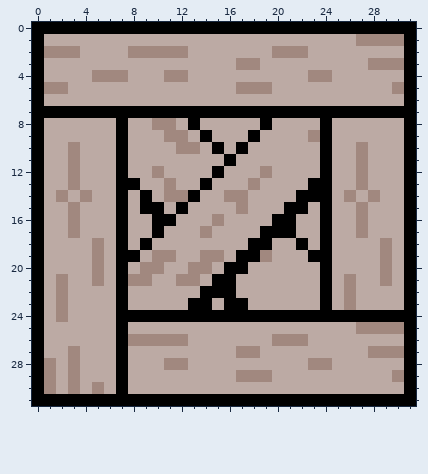
Pixel-art sprite: assets/crate.png. The picture above is the old version.
The file is 32x32 pixels.
And afterwards:
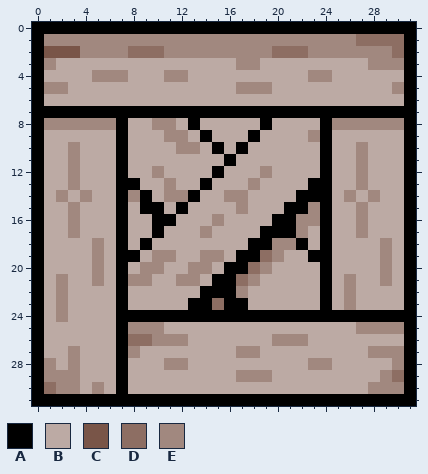
Palette (. is transparent): A #000000  B #bcaaa4  C #795548  D #8d6e63  E #a1887f
Change:
@@ x 0..31 @@
  0 AAAAAAAAAAAAAAAAAAAAAAAAAAAAAAAA
- 1 ABBBBBBBBBBBBBBBBBBBBBBBBBBEEEEA
- 2 AEEEBBBBEEEEEBBBBBBBEEEBBBBBBBBA
- 3 ABBBBBBBBBBBBBBBBEEBBBBBBBBBEEEA
+ 1 AEEEEEEEEEEEEEEEEEEEEEEEEEEDDDDA
+ 2 ACCCEEEEDDDEEEEEEEEEDDDEEEEEEEDA
+ 3 AEBBBBBBBBBBBBBBBEEBBBBBBBBBEEEA
  4 ABBBBEEEBBBEEBBBBBBBBBBEEBBBBBBA
@@ x 0..31 @@
  7 AAAAAAAAAAAAAAAAAAAAAAAAAAAAAAAA
- 8 ABBBBBBABBEEBABBBBBABBBBABBBBBBA
+ 8 AEEEEEEABBEEBABBBBBABBBBAEEEEEEA
  9 ABBBBBBABBBEEBABBBABBBBEABBBBBBA
@@ x 0..31 @@
 13 ABBEBBBAABBEBBABBBEBBBBAABBEBBBA
-14 ABEBEBBABABEEABBEEBBBBAAABEBEBBA
-15 ABBEBBBABAABABBBBEBBBAABABBEBBBA
-16 ABBEBBBABBAABBBEBBBBAABBABBEBBBA
-17 ABBEBBBABBABBBEBBBBAAABBABBEBBBA
-18 ABBBBEBABABBBBBBBBAABBABABBBBEBA
-19 ABBBBEBAABEEBBEEBAAEBBBAABBBBEBA
-20 ABBBBEBABEEBBEEBAABBBBBBABBBBEBA
-21 ABEBBEBAEEBBEEBAABBBBBBBABEBBEBA
-22 ABEBBBBABBBBBBAAABBBBBBBABEBBBBA
-23 ABEBBBBABBBBBAABAABBBBBBABEBBBBA
+14 ABEBEBBAEABEEABBEEBBBBAAABEBEBBA
+15 ABBEBBBABAABABBBBEBBBAAEABBEBBBA
+16 ABBEBBBABBAABBBEBBBBAAEEABBEBBBA
+17 ABBEBBBABBABBBEBBBBAAAEBABBEBBBA
+18 ABBBBEBABABBBBBBBBAAEEABABBBBEBA
+19 ABBBBEBAABEEBBEEBAADEBBAABBBBEBA
+20 ABBBBEBABEEBBEEBAADEBBBBABBBBEBA
+21 ABEBBEBAEEBBEEBAADEBBBBBABEBBEBA
+22 ABEBBBBABBBBBBAAAEBBBBBBABEBBBBA
+23 ABEBBBBABBBBBAADAABBBBBBABEBBBBA
 24 ABEBBBBAAAAAAAAAAAAAAAAAAAAAAAAA
-25 ABBBBBBABBBBBBBBBBBBBBBBBBBEEEEA
-26 ABBBBBBAEEEEEBBBBBBBEEEBBBBBBBBA
-27 ABBEBBBABBBBBBBBBEEBBBBBBBBBEEEA
-28 AEBEBBBABBBEEBBBBBBBBBBEEBBBBBBA
-29 AEBEBBBABBBBBBBBBEEEBBBBBBBBBBEA
-30 AEBEBEBABBBBBBBBBBBBBBBBBBBBBBBA
+25 ABBBBBBAEEEBBBBBBBBBBBBBBBBEEEEA
+26 ABBBBBBADDEEEBBBBBBBEEEBBBBBBBBA
+27 ABBEBBBAEBBBBBBBBEEBBBBBBBBBEEEA
+28 AEBEBBBABBBEEBBBBBBBBBBEEBBBBBEA
+29 AEEEBBBABBBBBBBBBEEEBBBBBBBBBEDA
+30 ADEEBEBABBBBBBBBBBBBBBBBBBBBEEEA
 31 AAAAAAAAAAAAAAAAAAAAAAAAAAAAAAAA
Changed places in both pictures, as pixel boxes (x1, y1, x2, y2):
changed: (44, 34, 404, 130)
changed: (128, 190, 140, 202)
changed: (212, 202, 320, 310)
changed: (128, 322, 164, 358)
changed: (368, 358, 404, 394)
changed: (44, 370, 68, 394)
